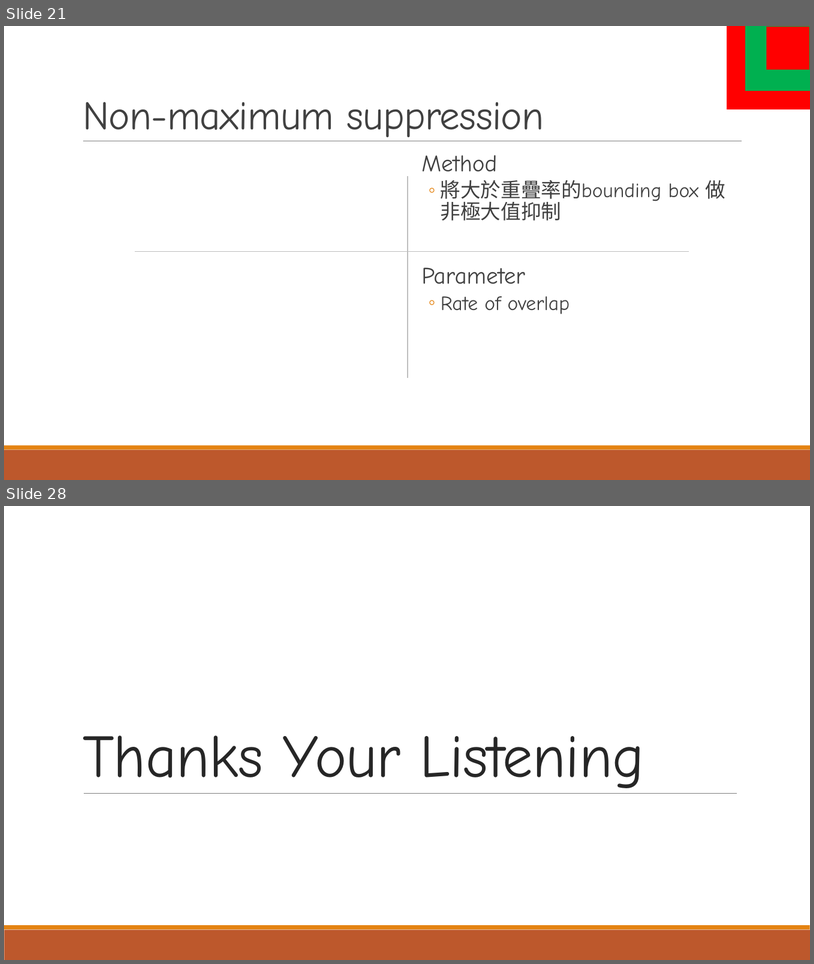
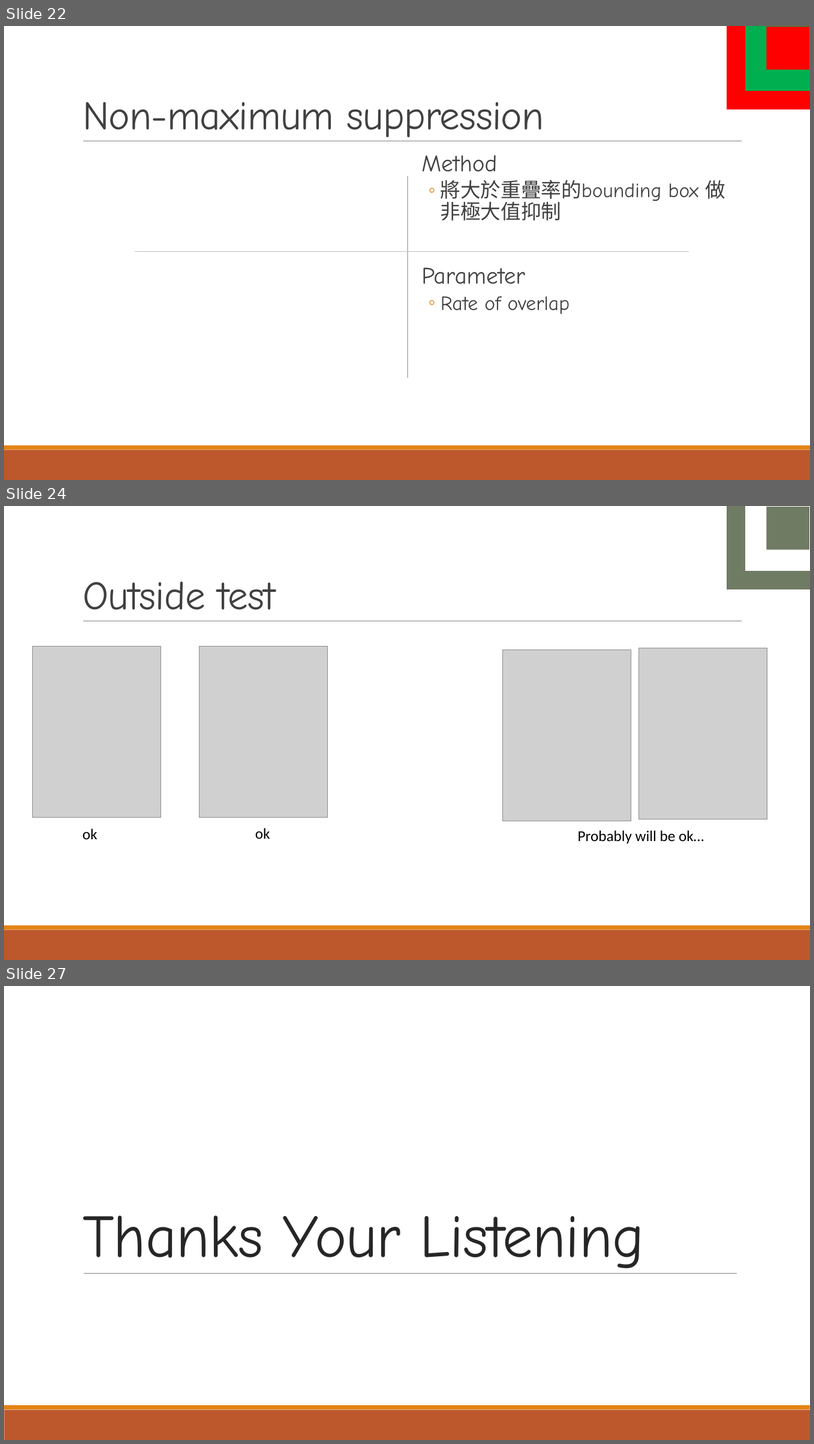
Before and after one commit to a98carey/Machine-Learning, a slide deck: machine_learning_Final.pptx. Shown one above the other, each under a label of ours: slides 21 and 28 before the commit, slides 22, 24 and 27 after it; the slides between them are not shown. The pictures are 814x964 and 814x1444 pixels, drawn with LibreOffice and Linux fonts; fonts in the diff are those of the drawing; grey boxes stand for pictures. Boxes give left, top, right and bottom in pixels: in the first picture for what was removed or moved away, otherwise in the second. Text is boxed around its words. In the diff, an @@ line names an element or a change of style, - is before the commit and + after.

```diff
--- a/machine_learning_Final.pptx
+++ b/machine_learning_Final.pptx
@@ slide 24 added at [4, 506, 810, 960], background #FFFFFF; not listed: 3 template elements that a slide beside it also shows @@
@@ rectangle added at [728, 506, 810, 589], fill #6F7B63 @@
@@ rectangle added at [746, 506, 810, 571], fill #FFFFFF @@
@@ rectangle added at [767, 507, 810, 550], fill #6F7B63 @@
@@ title added at [83, 582, 276, 621], 48 pt, text #404040 @@
+Outside test
@@ picture added at [32, 646, 161, 817] @@
@@ picture added at [200, 646, 327, 817] @@
@@ picture added at [639, 648, 767, 819] @@
@@ picture added at [503, 650, 632, 821] @@
@@ text added at [83, 828, 98, 839], 18 pt, text #000000 @@
+ok
@@ text added at [255, 828, 270, 838], 18 pt, text #000000 @@
+ok
@@ text added at [578, 830, 704, 843], 18 pt, text #000000 @@
+Probably will be ok…
@@ what was slide 21 is now slide 22 @@
@@ what was slide 28 is now slide 27 @@
```
Also in this commit, not shown: 5 slides changed, 4 other slides added, 6 slides removed.
